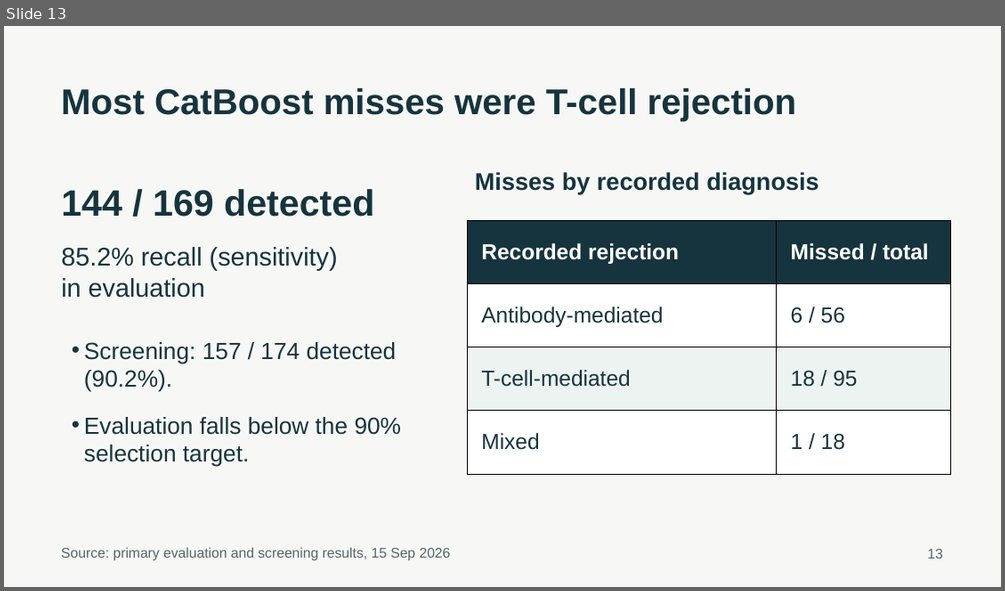
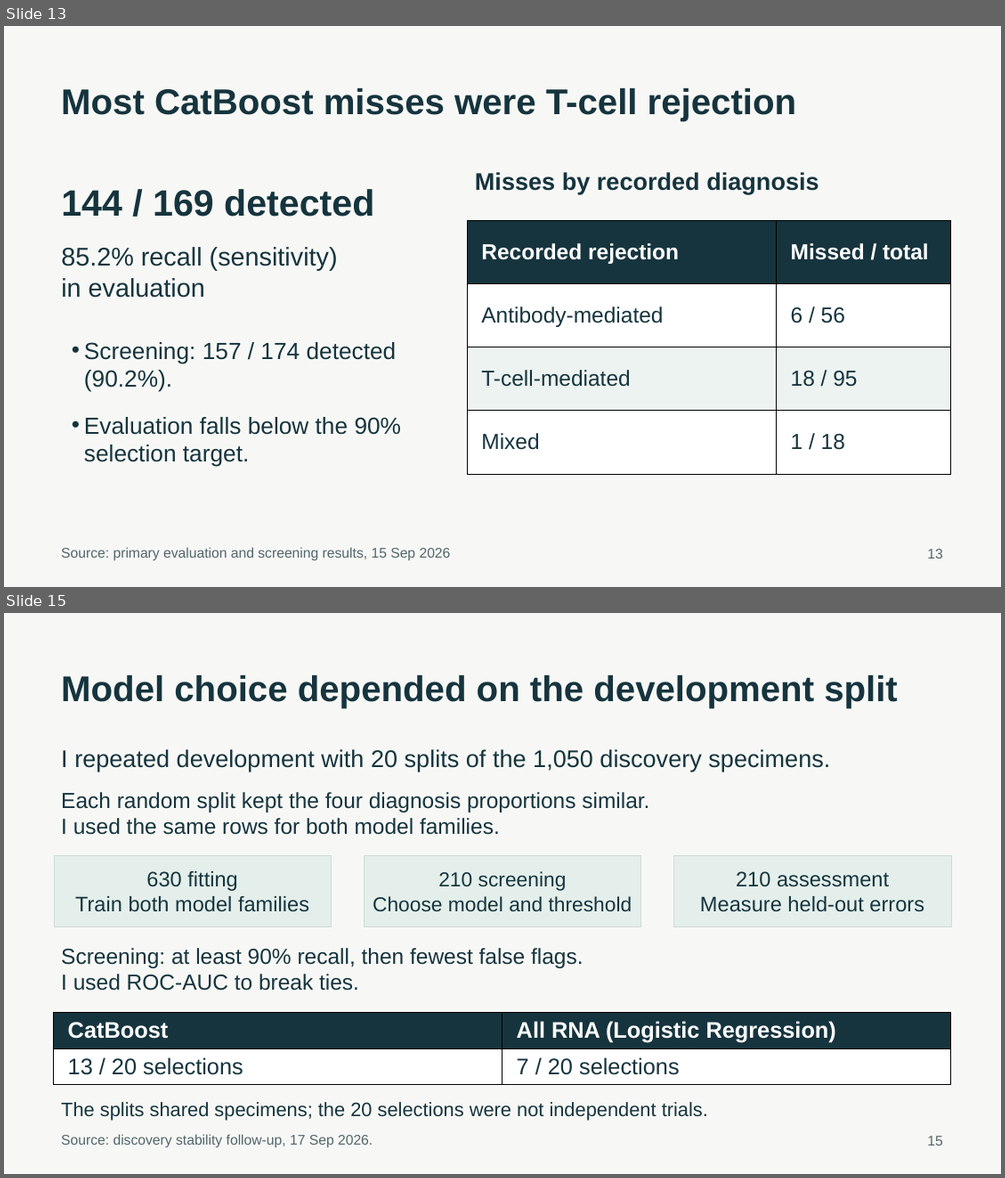
Before and after one commit to ca34525/Kidney-Biopsy-Rejection-Classifier, a slide deck: presentation/unos_kidney_biopsy.pptx. Shown one above the other, each under a label of ours: slide 13 before the commit, slides 13 and 15 after it; the slides between them are not shown. The pictures are 1005x591 and 1005x1178 pixels, drawn with LibreOffice and Linux fonts; fonts in the diff are those of the drawing. Boxes give left, top, right and bottom in pixels: in the first picture for what was removed or moved away, otherwise in the second. Text is boxed around its words. In the diff, an @@ line names an element or a change of style, - is before the commit and + after.

Commit message:
Clarify presentation metrics and model-choice stability

```diff
--- a/presentation/unos_kidney_biopsy.pptx
+++ b/presentation/unos_kidney_biopsy.pptx
@@ slide 15 added at [4, 613, 1001, 1174], background #F7F8F5 @@
@@ text added at [61, 675, 898, 708], 34.5 pt, text #16343E, bold @@
+Model choice depended on the development split
@@ text added at [61, 749, 830, 771], 23.2 pt, text #16343E @@
+I repeated development with 20 splits of the 1,050 discovery specimens.
@@ text added at [61, 792, 649, 835], 21 pt, text #16343E @@
+Each random split kept the four diagnosis proportions similar.
+I used the same rows for both model families.
@@ rectangle added at [54, 855, 332, 927], fill #E4EFEB, outline #CEDBD7 0.75 pt, 20.2 pt, text #16343E @@
+630 fitting
+Train both model families
@@ rectangle added at [364, 855, 641, 927], fill #E4EFEB, outline #CEDBD7 0.75 pt, 19.5 pt, text #16343E @@
+210 screening
+Choose model and threshold
@@ rectangle added at [674, 855, 952, 927], fill #E4EFEB, outline #CEDBD7 0.75 pt, 20.2 pt, text #16343E @@
+210 assessment
+Measure held-out errors
@@ text added at [61, 948, 582, 990], 21 pt, text #16343E @@
+Screening: at least 90% recall, then fewest false flags.
+I used ROC-AUC to break ties.
@@ table added at [54, 1013, 952, 1084], 2 rows, 2 columns @@
+CatBoost | All RNA (Logistic Regression)
+13 / 20 selections | 7 / 20 selections
@@ text added at [61, 1102, 708, 1120], 18.8 pt, text #16343E @@
+The splits shared specimens; the 20 selections were not independent trials.
@@ text added at [61, 1134, 372, 1148], 13.5 pt, text #52656B @@
+Source: discovery stability follow-up, 17 Sep 2026.
@@ text added at [927, 1135, 942, 1145], 13.5 pt, text #52656B @@
+15
```
Also in this commit, not shown: 18 slides changed, 1 other slide added, 1 slide removed, 32 other files.
